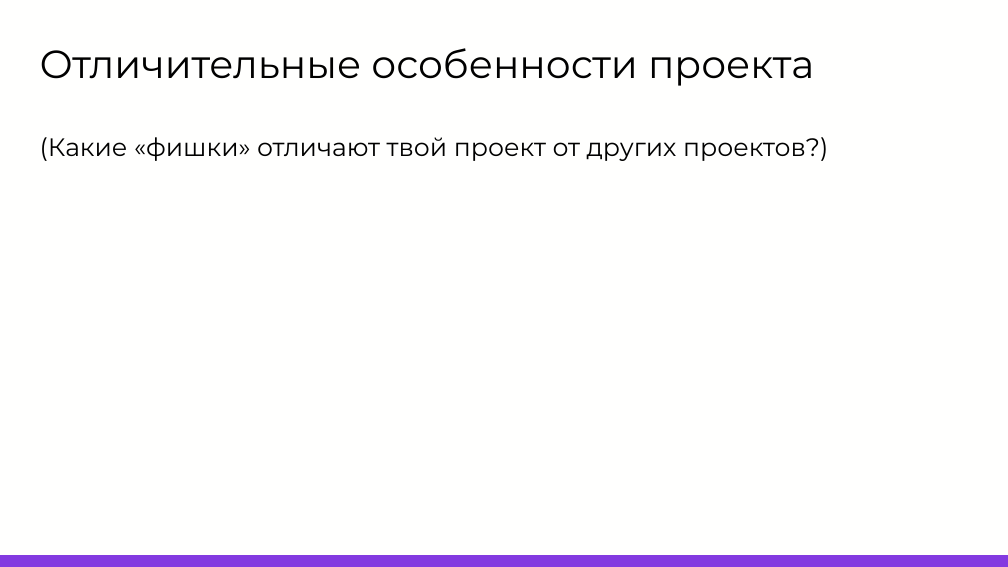
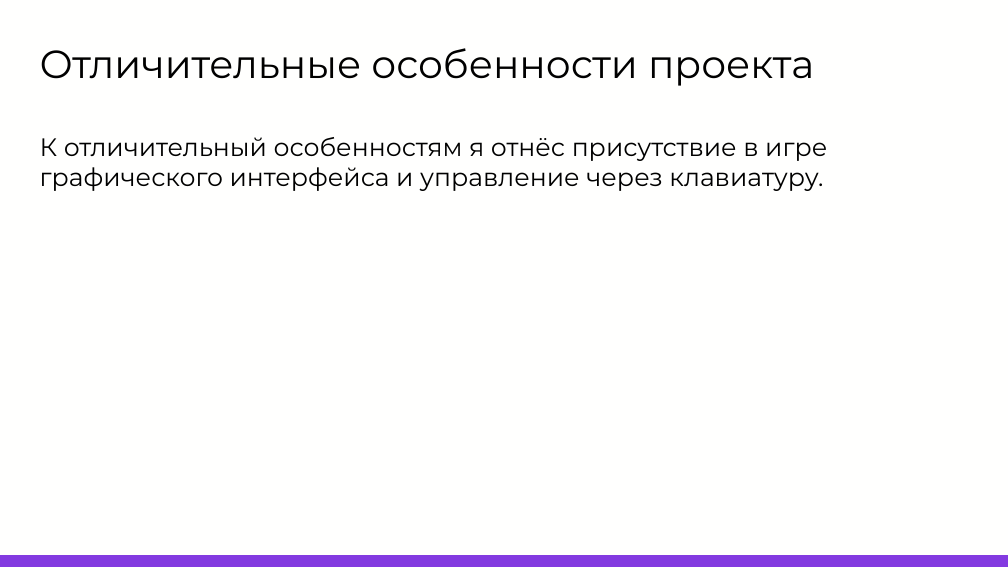
Before and after one commit to Cimipro/mega_project, a slide deck: slide 7 of М7У3. Шаблон презентации.pptx. Drawn at 1008x567 pixels with LibreOffice and Linux fonts; fonts in the diff are those of the drawing; background and template pictures are left out. Boxes give left, top, right and bottom in pixels: in the first picture for what was removed or moved away, otherwise in the second. Text is boxed around its words. In the diff, an @@ line names an element or a change of style, - is before the commit and + after.

```diff
--- a/М7У3. Шаблон презентации.pptx
+++ b/М7У3. Шаблон презентации.pptx
@@ text at <box>40,137,827,191</box>: text changed @@
-(Какие «фишки» отличают твой проект от других проектов?)
+К отличительный особенностям я отнёс присутствие в игре графического интерфейса и управление через клавиатуру.
```
Also in this commit, not shown: 1 other slide changed.
